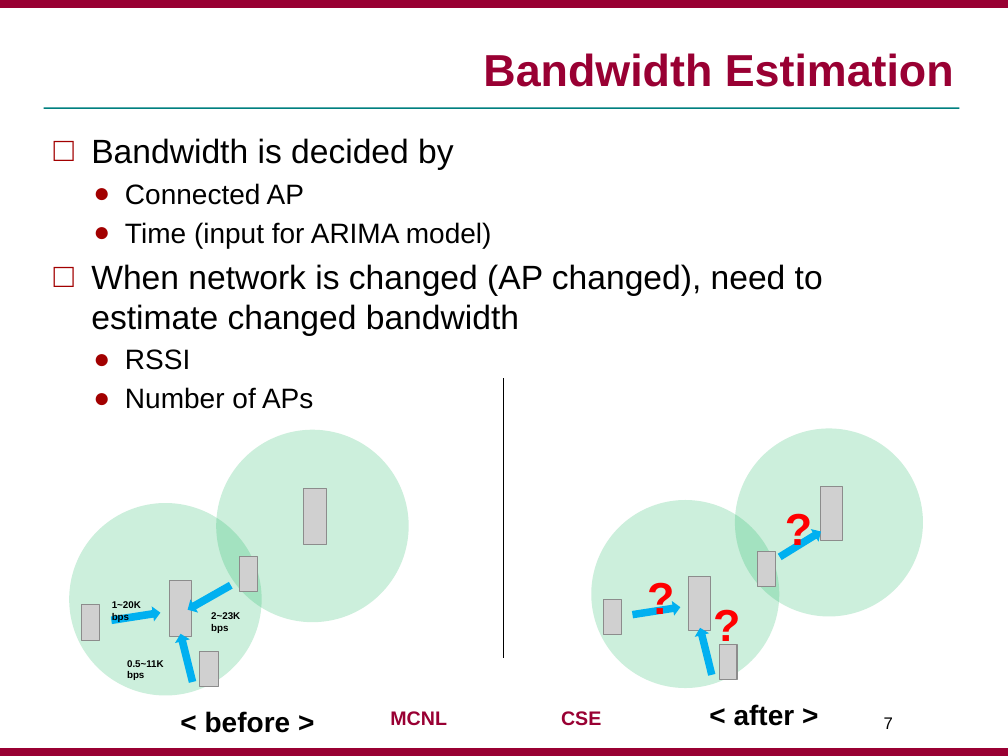
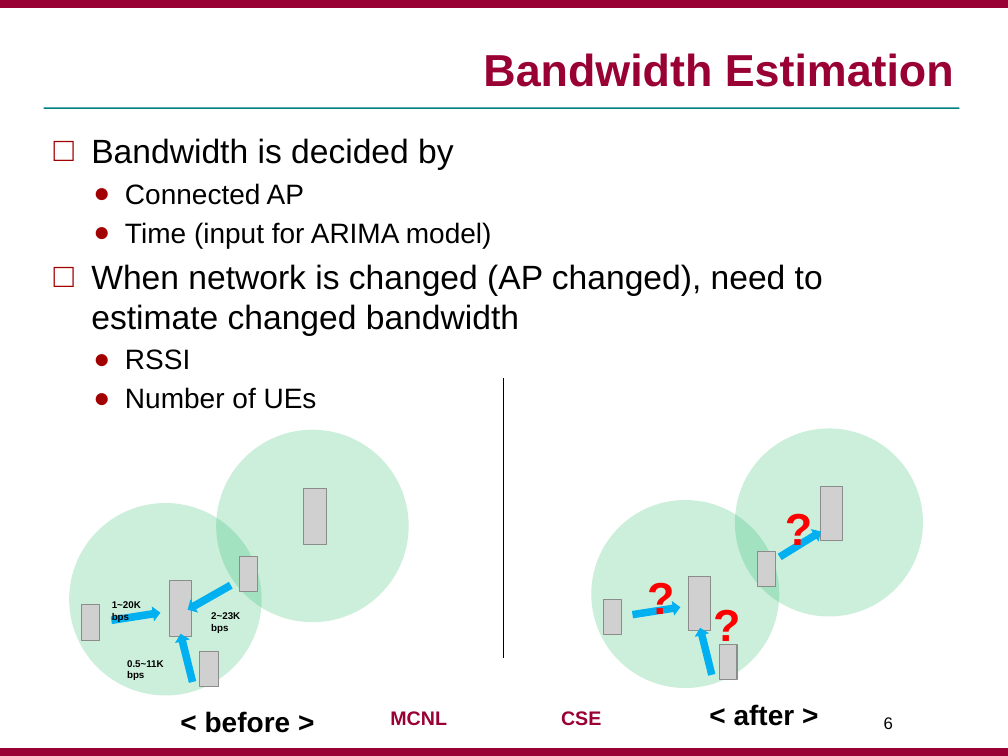
Before and after one commit to jaejunha/Paper, a slide deck: slide 6 of Daily(written_by_Korean)/180727.pptx (slide 7 before the commit). Drawn at 1008x756 pixels with LibreOffice and Linux fonts; fonts in the diff are those of the drawing; grey boxes stand for pictures; background and template pictures are left out. Boxes give left, top, right and bottom in pixels: in the first picture for what was removed or moved away, otherwise in the second. Text is boxed around its words. In the diff, an @@ line names an element or a change of style, - is before the commit and + after.

```diff
--- a/Daily(written_by_Korean)/180727.pptx
+++ b/Daily(written_by_Korean)/180727.pptx
@@ text at bbox=[125, 387, 317, 409]: text changed @@
-  ● Number of APs
+  ● Number of UEs
@@ page number at bbox=[884, 717, 893, 729]: text changed @@
-7
+6
```
Also in this commit, not shown: 2 other slides changed, 2 slides added, 1 slide removed, 1 other file.
